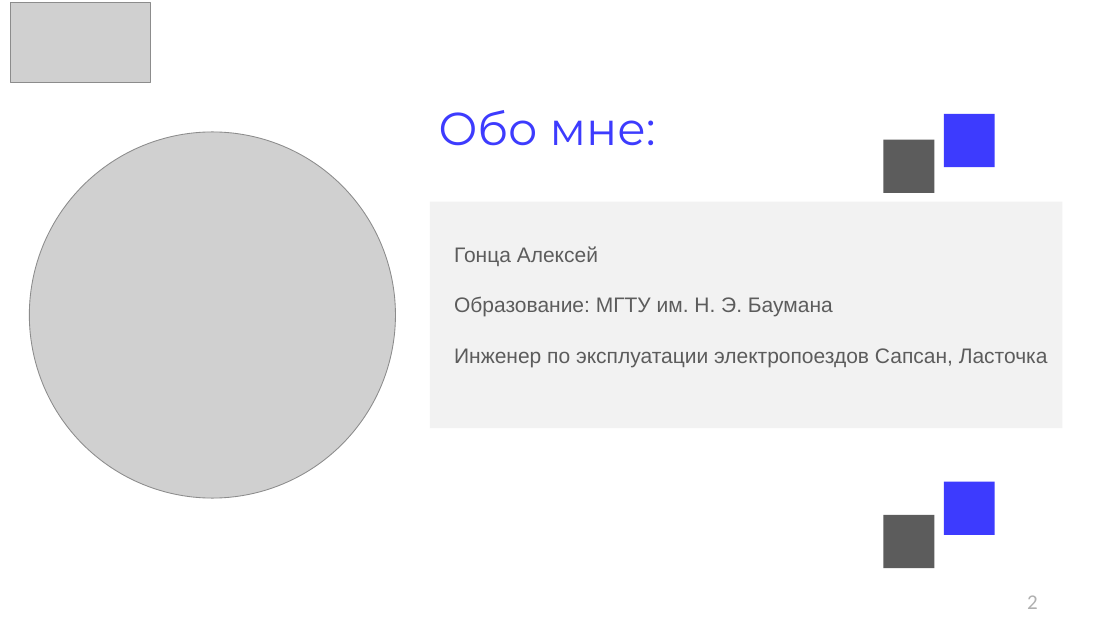
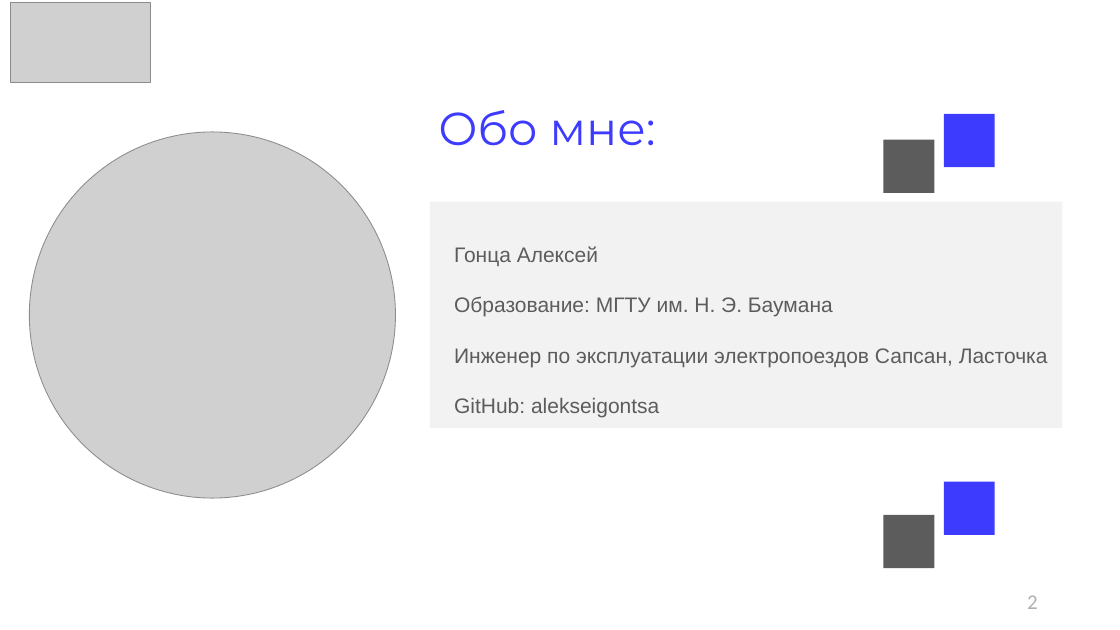
Before and after one commit to alekseigontsa/Survey_Analytics_megafon, a slide deck: slide 2 of Презентация Опрос Мегафона.pptx. Drawn at 1120x630 pixels with LibreOffice and Linux fonts; fonts in the diff are those of the drawing; grey boxes stand for pictures. Boxes give left, top, right and bottom in pixels: in the first picture for what was removed or moved away, otherwise in the second. Text is boxed around its words. In the diff, an @@ line names an element or a change of style, - is before the commit and + after.

```diff
--- a/Презентация Опрос Мегафона.pptx
+++ b/Презентация Опрос Мегафона.pptx
@@ text at [454,398,659,418]: paragraph added @@
+GitHub: alekseigontsa
```
Also in this commit, not shown: 4 other slides changed, 1 other file.
